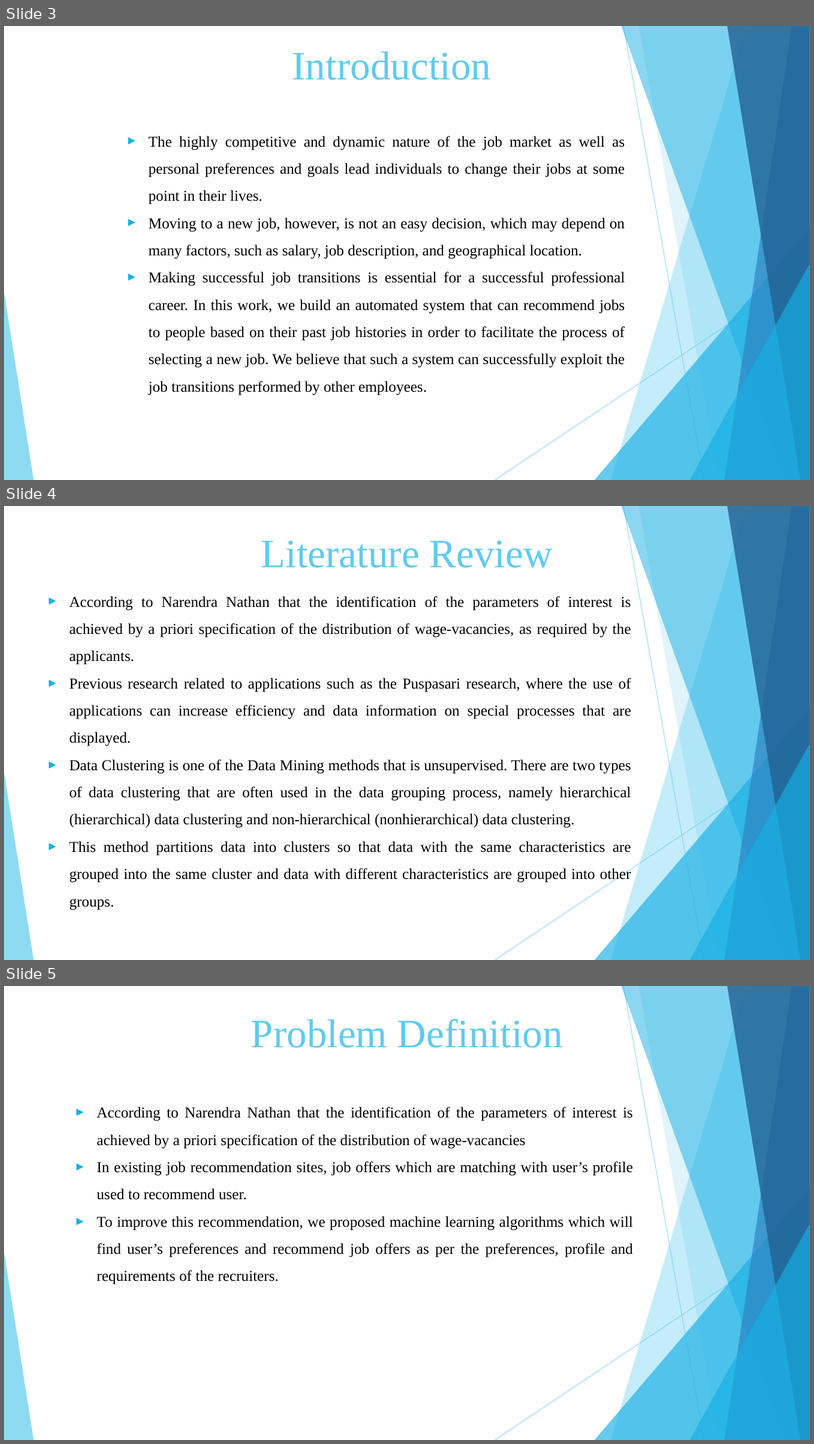
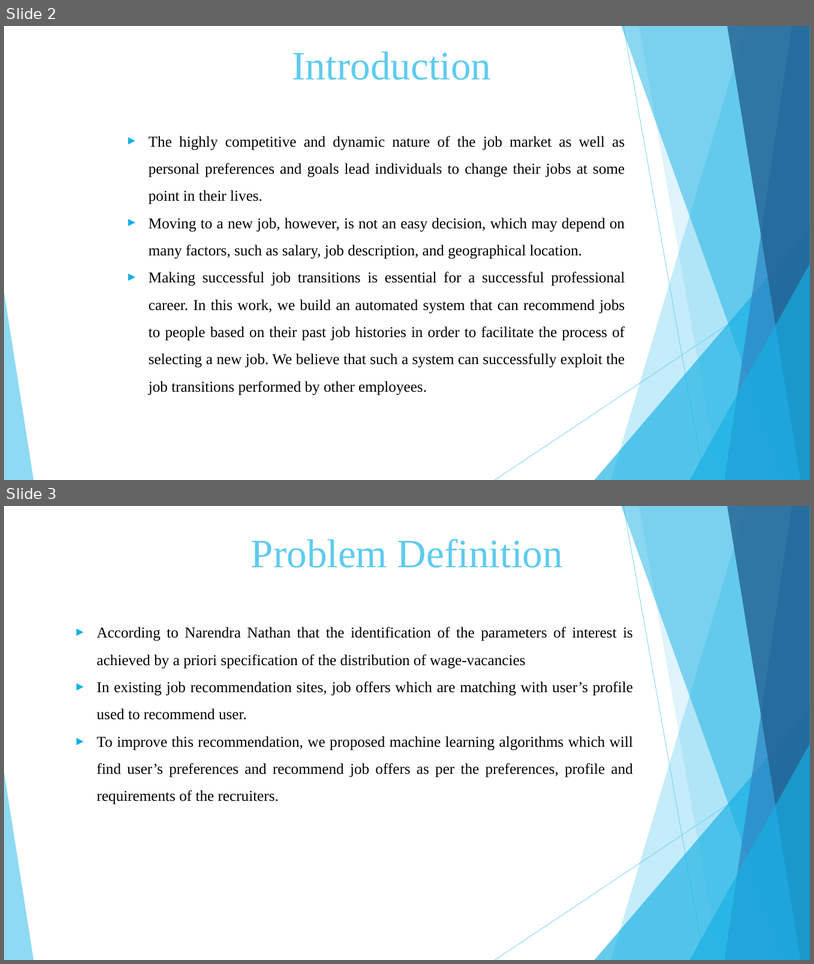
Before and after one commit to Vaibhav-Dharmik/project_reports_final_yr, a slide deck: final_submission_ppt.pptx. Shown one above the other, each under a label of ours: slides 3, 4 and 5 before the commit, slides 2 and 3 after it. The pictures are 814x1444 and 814x964 pixels, drawn with LibreOffice and Linux fonts; fonts in the diff are those of the drawing. Boxes give left, top, right and bottom in pixels: in the first picture for what was removed or moved away, otherwise in the second. Text is boxed around its words. In the diff, an @@ line names an element or a change of style, - is before the commit and + after.

```diff
--- a/final_submission_ppt.pptx
+++ b/final_submission_ppt.pptx
@@ slide 4 removed at [4, 506, 810, 960], background #FFFFFF; not listed: 10 template elements that a slide beside it also shows @@
@@ title removed at [261, 540, 553, 568] @@
-Literature Review
@@ text removed at [69, 596, 632, 910] @@
-► According to Narendra Nathan that the identification of the parameters of interest is achieved by a priori specification of the distribution of wage-vacancies, as required by the applicants.
-► Previous research related to applications such as the Puspasari research, where the use of applications can increase efficiency and data information on special processes that are displayed.
-► Data Clustering is one of the Data Mining methods that is unsupervised. There are two types of data clustering that are often used in the data grouping process, namely hierarchical (hierarchical) data clustering and non-hierarchical (nonhierarchical) data clustering.
-► This method partitions data into clusters so that data with the same characteristics are grouped into the same cluster and data with different characteristics are grouped into other groups.
@@ what was slide 3 is now slide 2 @@
@@ what was slide 5 is now slide 3 @@
```
Also in this commit, not shown: 2 slides added, 3 other slides removed, 3 other files.
